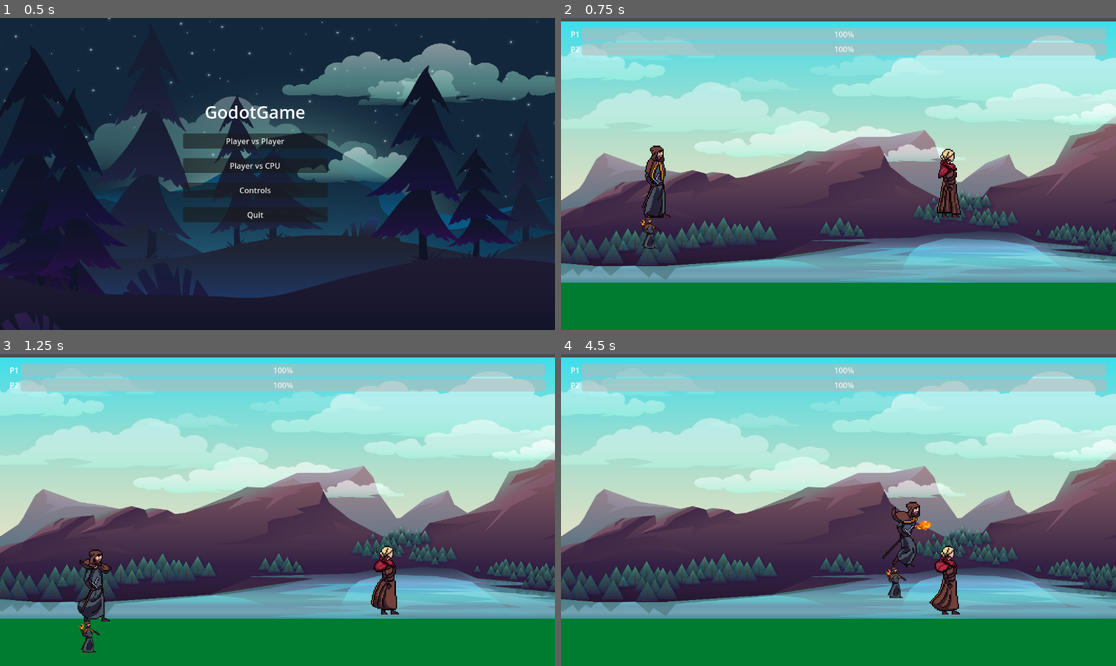
Above: before the commit, frames 1-4 (two rows, left to right).
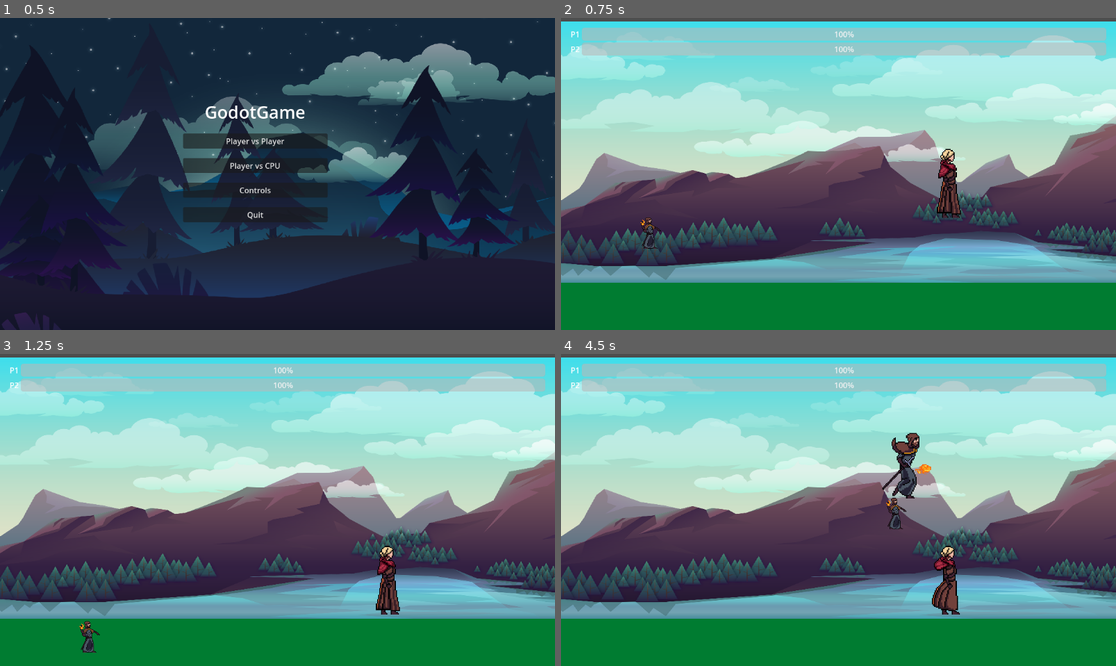
Above: after the commit, the same moments.

Repository: hqfrancheese/Comp159
Game: Godot game, scene res://scenes/MainMenu.tscn
The game is run twice, just before and just after one commit, with the same random seed, the same clock (stepped at 60 frames per second) and the same inputs.
Inputs:
- Up to frame 1 (0.5 s): no input
- Up to frame 2 (0.75 s): click "Player vs Player" at 0.5 s
- Up to frame 3 (1.25 s): no input
- Up to frame 4 (4.5 s): tap Enter at 1.25 s; hold D 1.28-2.78 s; tap H at 1.35 s; tap W at 1.52, 2.27, 3.77 s; tap J at 2.1 s; hold A 2.78-3.53 s; tap F at 2.85 s; hold D from 3.53 s (still down); tap L at 3.6 s; tap G at 4.35 s

Frame 1 is identical in both runs. In frame 2, 0.7% of the frame differs, in the area x 14-20%, y 40-65%; in frame 3, 1.1%; in frame 4, 2.0%, in the area x 57-72%, y 25-83%.

Commit message:
updated cpu movement and adjusted jump velocity

Diff:
--- a/scripts/Fighter.gd
+++ b/scripts/Fighter.gd
@@ -6,7 +6,7 @@
 @onready var anim = $AnimatedSprite2D
 
 const SPEED = 300.0
-const JUMP_VELOCITY = -500.0
+const JUMP_VELOCITY = -700.0
 const MELEE_RANGE = 80.0
 const FIREBALL_COOLDOWN = 1.0
 const MELEE_COOLDOWN = 0.5
@@ -19,6 +19,7 @@
 var is_attacking: bool = false
 var opponent: CharacterBody2D = null
 var facing: int = 1
+var current_animation: String = "idle"
 
 # Player controls mapping
 var controls = {
@@ -38,14 +39,11 @@
 		controls = GameManager.player1_controls
 		sprite.color = Color.BLUE
 		$AnimatedSprite2D.sprite_frames = preload("res://assets/sprites/Fire Wizard/firewizard.tres")
-
 	else:
 		controls = GameManager.player2_controls
 		sprite.color = Color.RED
 		$AnimatedSprite2D.sprite_frames = preload("res://assets/sprites/Lightning Mage/lightningmage.tres")
 
-
-
 func _physics_process(delta):
 	fireball_timer = max(0, fireball_timer - delta)
 	melee_timer = max(0, melee_timer - delta)
@@ -59,15 +57,8 @@
 	if not is_on_floor():
 		velocity.y += gravity * delta
 
-	# Face direction
-	$AnimatedSprite2D.flip_h = facing < 0
-	if is_blocking:
-		$AnimatedSprite2D.play("block")
-	elif velocity.x != 0:
-		facing = sign(velocity.x)
-		$AnimatedSprite2D.play("run")
-	else:
-		$AnimatedSprite2D.play("idle")
+	# Update animation smoothly
+	_update_animation()
 
 	# Update blocking visual
 	if is_blocking:
@@ -76,6 +67,40 @@
 		sprite.color.a = 1.0
 
 	move_and_slide()
+
+func _update_animation():
+	var new_animation = "idle"
+
+	# Priority system for animations
+	if is_blocking:
+		new_animation = "block"
+	elif not is_on_floor():
+		# In air - don't change animation, keep current one smooth
+		if current_animation == "idle" or current_animation == "run":
+			new_animation = current_animation  # Keep whatever was playing
+		else:
+			new_animation = "idle"
+	elif abs(velocity.x) > 10:  # Only play run if actually moving
+		new_animation = "run"
+	else:
+		new_animation = "idle"
+
+	# Only change animation if it's different
+	if new_animation != current_animation:
+		current_animation = new_animation
+		$AnimatedSprite2D.play(current_animation)
+
+	# Update facing direction
+	if not is_cpu:
+		# Player: instant direction change
+		if velocity.x != 0:
+			facing = sign(velocity.x)
+	else:
+		# CPU: only change direction when on ground and moving significantly
+		if is_on_floor() and abs(velocity.x) > 50:
+			facing = sign(velocity.x)
+
+	$AnimatedSprite2D.flip_h = facing < 0
 
 func _player_input(_delta):
 	# Jump
@@ -111,27 +136,92 @@
 
 	var distance = global_position.distance_to(opponent.global_position)
 	var direction_to_opponent = sign(opponent.global_position.x - global_position.x)
-
-	# Movement logic
-	if distance > MELEE_RANGE * 1.5:
-		# Move towards opponent
-		velocity.x = direction_to_opponent * SPEED
-	elif distance < MELEE_RANGE * 0.8:
-		# Move away slightly
-		velocity.x = -direction_to_opponent * SPEED * 0.5
-	else:
-		velocity.x = move_toward(velocity.x, 0, SPEED)
-
-	# Attack logic
-	if distance <= MELEE_RANGE and melee_timer <= 0:
-		_melee_attack()
-	elif distance > MELEE_RANGE and distance < 400 and fireball_timer <= 0:
-		_shoot_fireball()
-
-	facing = sign(direction_to_opponent)
-
-	# Random blocking
-	is_blocking = randf() < 0.1
+	var health_ratio = health / 100.0
+	var opponent_health_ratio = opponent.health / 100.0
+
+	# AI difficulty settings
+	var aggression = 0.7  # Higher = more aggressive (0.0 to 1.0)
+	var ideal_distance = MELEE_RANGE * 1.8  # Preferred fighting distance
+
+	# Adjust aggression based on health
+	if health_ratio < 0.3:
+		aggression = 0.4  # Play more defensive when low health
+		ideal_distance = MELEE_RANGE * 2.5  # Keep more distance when low
+	elif opponent_health_ratio < 0.3:
+		aggression = 0.9  # Go for the kill
+		ideal_distance = MELEE_RANGE * 1.2  # Get closer for the finish
+
+	# Jump occasionally (dodge fireballs, add variety)
+	if is_on_floor() and randf() < 0.08:
+		velocity.y = JUMP_VELOCITY
+
+	# Don't change movement direction while in air (reduces flickering)
+	var can_change_direction = is_on_floor()
+
+	# Tactical spacing - maintain ideal distance
+	var distance_error = distance - ideal_distance
+	var move_intensity = 0.0
+
+	if can_change_direction:  # Only adjust movement on ground
+		if abs(distance_error) > 30:  # Only move if significantly off ideal distance
+			if distance_error > 0:
+				# Too far - approach
+				move_intensity = 0.6
+			else:
+				# Too close - back off
+				move_intensity = -0.4
+		else:
+			# At ideal range - strafe/circle
+			if randf() < 0.3:
+				move_intensity = randf_range(-0.3, 0.3)  # Random strafing
+			else:
+				move_intensity = 0  # Hold position
+
+		# Apply movement with some randomness
+		velocity.x = direction_to_opponent * move_intensity * SPEED
+
+		# Add pauses/hesitation for realism (not constant movement)
+		if randf() < 0.15:
+			velocity.x = 0  # Stand still briefly
+	# else: keep current velocity.x when in air (no flickering)
+
+	# Smart blocking decisions
+	is_blocking = false
+
+	# Block when opponent attacks
+	if opponent.is_attacking and distance <= MELEE_RANGE * 1.5:
+		is_blocking = randf() < 0.7
+	# Block when too close and defensive
+	elif distance < MELEE_RANGE * 0.8 and health_ratio < 0.5:
+		is_blocking = randf() < 0.4
+	# Occasional random block (feint defense)
+	elif randf() < 0.05:
+		is_blocking = true
+
+	# Attack decision making with better timing
+	var should_attack = false
+
+	# Only consider attacking at good ranges
+	if distance > MELEE_RANGE * 0.7 and distance < MELEE_RANGE * 2.5:
+		should_attack = randf() < (aggression * 0.3)  # Less spam, more tactical
+
+	if should_attack and not is_blocking:
+		# Prefer different attacks at different ranges
+		if distance <= MELEE_RANGE * 1.2 and melee_timer <= 0:
+			# Close range melee
+			if randf() < 0.6:  # 60% chance
+				_melee_attack()
+		elif distance > MELEE_RANGE * 1.3 and distance < 380 and fireball_timer <= 0:
+			# Medium range fireball
+			if randf() < 0.5:  # 50% chance
+				_shoot_fireball()
+
+	# Don't block while attacking
+	if melee_timer > 0 or fireball_timer > 0.5:
+		is_blocking = false
+
+	# Always face opponent
+	facing = direction_to_opponent
 
 func _melee_attack():
 	melee_timer = MELEE_COOLDOWN
@@ -147,7 +237,6 @@
 	add_child(attack_area)
 
 	# Position hitbox in front of player
-	facing = self.facing
 	attack_area.position.x = MELEE_RANGE / 2 * facing
 
 	# Check for hit
